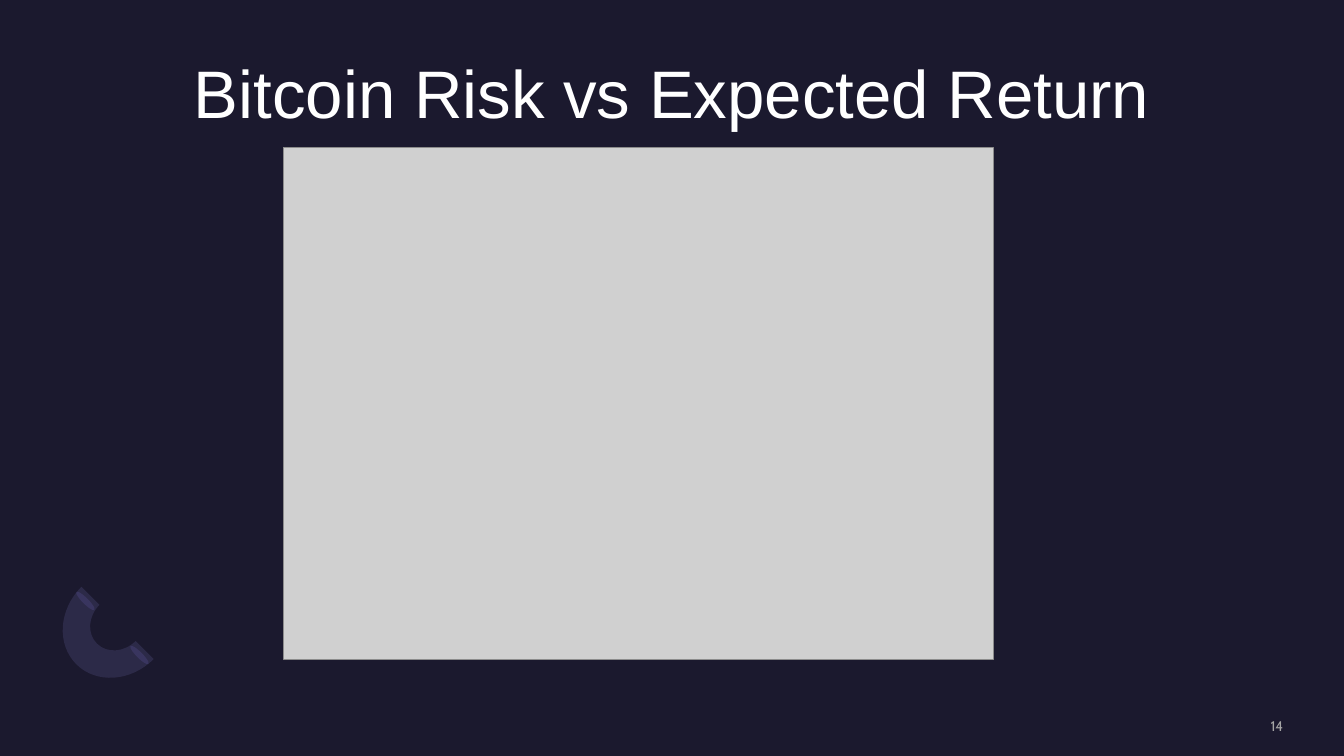
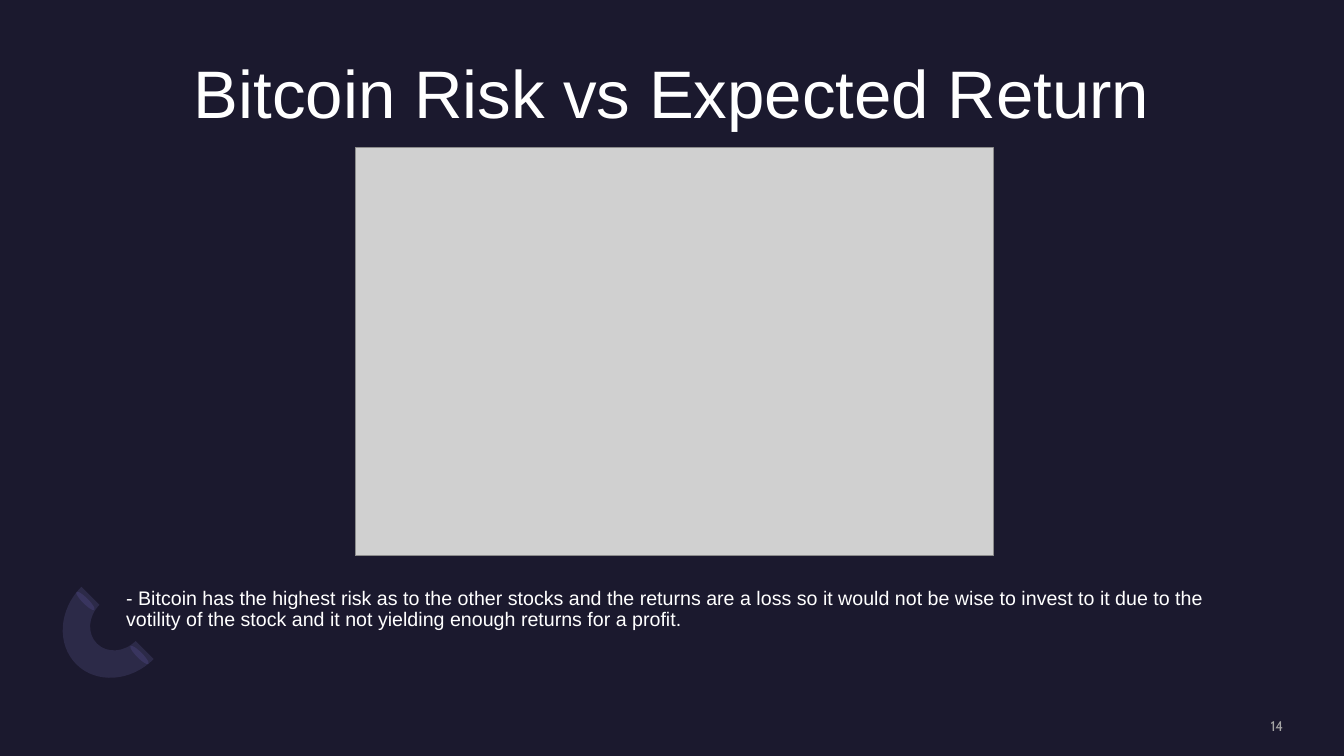
Before and after one commit to MlondiMq/Assignment-4, a slide deck: slide 14 of STOCK MARKET INVESTMENT STRATEGY.pptx. Drawn at 1344x756 pixels with LibreOffice and Linux fonts; fonts in the diff are those of the drawing; grey boxes stand for pictures. Boxes give left, top, right and bottom in pixels: in the first picture for what was removed or moved away, otherwise in the second. Text is boxed around its words. In the diff, an @@ line names an element or a change of style, - is before the commit and + after.

```diff
--- a/STOCK MARKET INVESTMENT STRATEGY.pptx
+++ b/STOCK MARKET INVESTMENT STRATEGY.pptx
@@ picture: place and size @@
-picture at [283, 148, 993, 659]
+picture at [356, 148, 994, 557]
@@ text added at [126, 590, 1202, 630], 14 pt, text #FFFFFF @@
+- Bitcoin has the highest risk as to the other stocks and the returns are a loss so it would not be wise to invest to it due to the votility of the stock and it not yielding enough returns for a profit.
```
Also in this commit, not shown: 4 other slides changed, 1 slide added, 1 slide removed.
